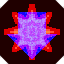
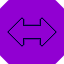
Comparing the layer stacks of the two (64, 64) images. Changes:
showed "矢印(平行) 外枠" over [7,17,57,47]
showed "レイヤー" over [0,0,64,64]
hid group "爆弾ブロック(真下と同色ブロック削除)" (4 layers) over [0,0,64,64]
hid "爆弾2 #4" over [7,12,57,59]
hid "爆弾1 #2" over [0,0,64,64]
hid "爆弾2 #6" over [0,0,64,64]
hid "爆弾2 #5" over [0,0,64,64]
